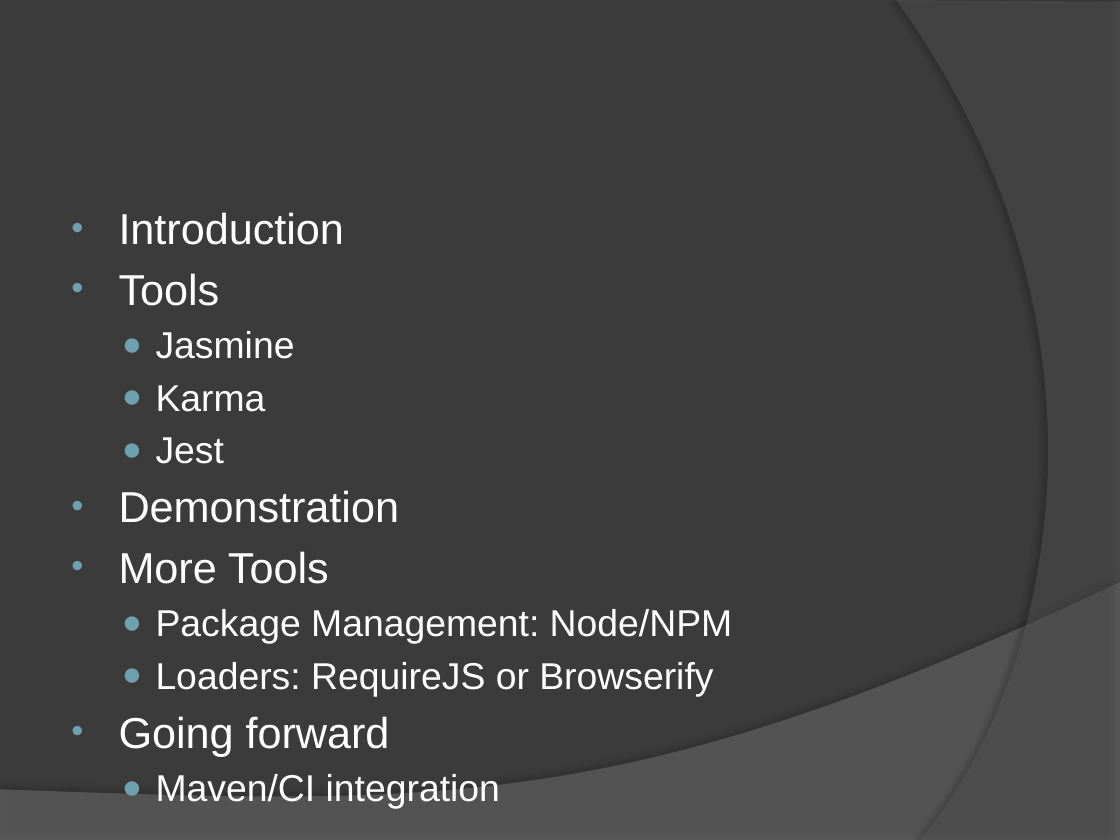
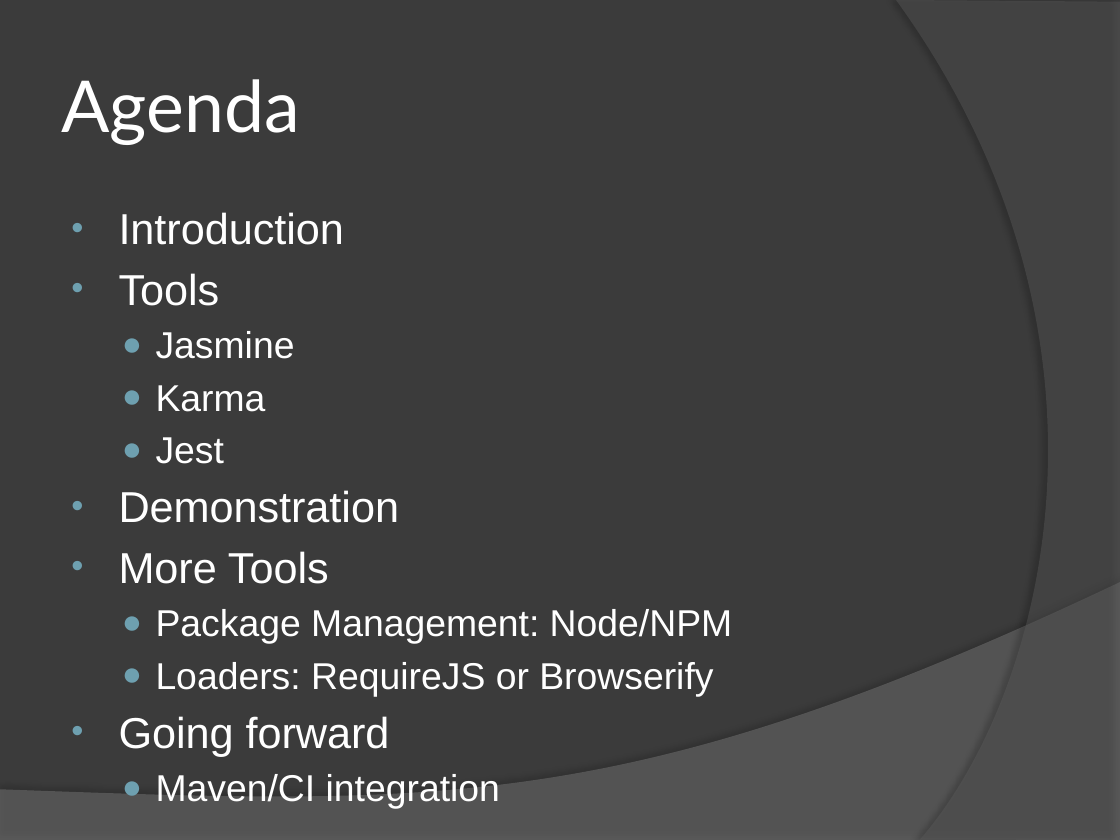
Before and after one commit to n3f/karma-jasmine-demo, a slide deck: slide 2 of Unit Testing Javascript.pptx. Drawn at 1120x840 pixels with LibreOffice and Linux fonts; fonts in the diff are those of the drawing. Boxes give left, top, right and bottom in pixels: in the first picture for what was removed or moved away, otherwise in the second. Text is boxed around its words. In the diff, an @@ line names an element or a change of style, - is before the commit and + after.

```diff
--- a/Unit Testing Javascript.pptx
+++ b/Unit Testing Javascript.pptx
@@ title added at (62, 79, 300, 145), 46 pt, text #FFFFFF @@
+Agenda
```
Also in this commit, not shown: 4 other slides changed, 1 slide added.
